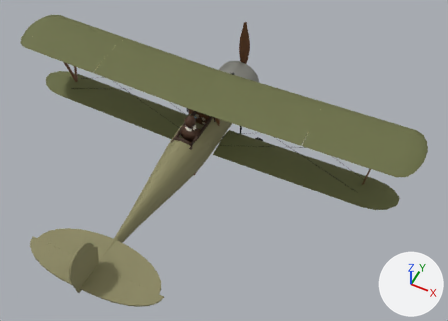
Two versions of the glTF model public/models/nieuport_17.glb, one commit apart.
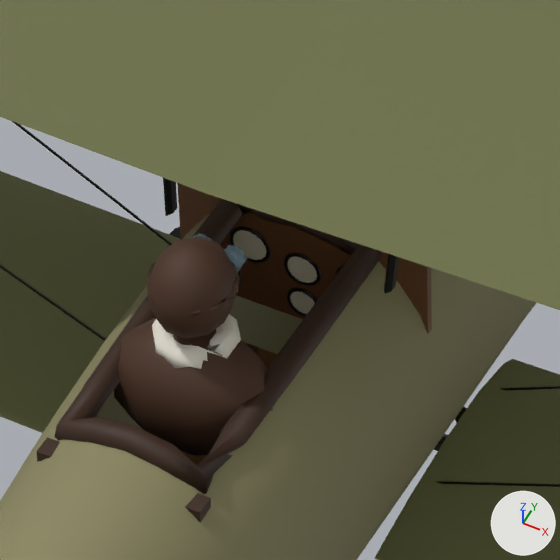
Old and new are each drawn whole from a 50 mm camera at (4.18, -7.81, 8.62) aimed at (0.76, -0.97, 0.06) and again close up on the part from 37% to 53% of the width and 27% to 48% of the height. The lights are fixed; the arrows at lower right show +X, +Y and +Z. The first two pictures are the older version. Where no turn or scale is listed for an object, it has been applied to the vertices. Vertices at exactly the same position are counted once.

The older version as bpy lines, for what is in view:
```python
ob_coaming = bpy.data.objects.new('Coaming', me_coaming)
ob_coaming.location = (0.0, 0.0, 0.0)
ob_cockpitinterior = bpy.data.objects.new('CockpitInterior', me_cockpitinterior)
ob_cockpitinterior.location = (0.0, 0.0, 0.0)
ob_gauge_compass = bpy.data.objects.new('Gauge_Compass', me_gauge_compass)
ob_gauge_compass.location = (0.0, -0.32, 0.114)
ob_pilot_figure = bpy.data.objects.new('Pilot_Figure', me_pilot_figure)
ob_pilot_figure.location = (0.0, 0.0, 0.0)
ob_wing_lower_l = bpy.data.objects.new('Wing_Lower_L', me_wing_lower_l)
ob_wing_lower_l.location = (0.0, 0.0, 0.0)
# also in view: 'Wing_Upper_R' at (2.04, -0.16, 0.94); 'Wing_Lower_R' at (2.12, -0.23, -0.28); 'Wing_Upper_L' at (-2.04, -0.16, 0.94); 'Fuselage' at (0.0, -1.57, 0.0); 'Struts' at (0.0, -0.09, 0.36)
```
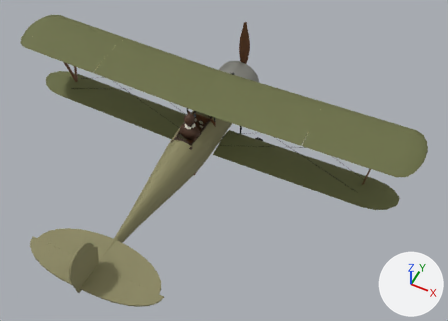
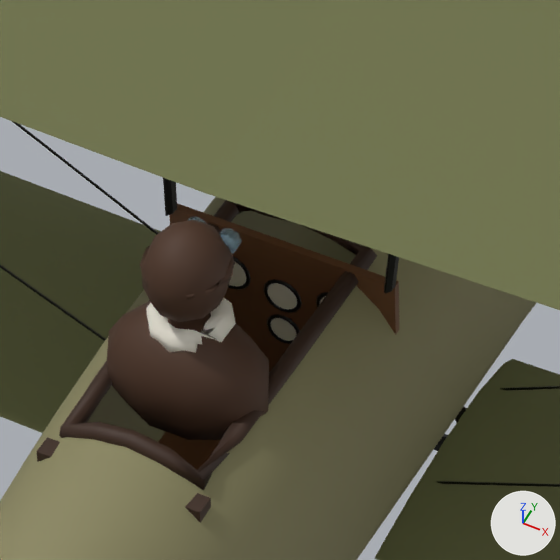
Pixel boxes (x1, y1, x2, y2) of what changed, in the close-ups (560 x 560 px; the box of a moved part takes in the faces that stretch with it):
'Pilot_Figure', moved
    before: (114, 234, 273, 455)
    after: (107, 217, 269, 440)
'CockpitInterior', reshaped (mostly hidden)
    before: (36, 183, 432, 523)
    after: (36, 203, 399, 523)
'Coaming', reshaped
    before: (55, 199, 382, 494)
    after: (59, 200, 377, 490)
'Gauge_Compass', moved
    before: (290, 291, 315, 314)
    after: (271, 318, 297, 341)
part 1 of me_cockpitinterior, moved or reshaped
    before: (177, 183, 432, 334)
    after: (169, 203, 399, 372)

The change in detail:
me_cockpitinterior is used by ob_cockpitinterior; location (0.0, 0.0, 0.0).
me_cockpitinterior had 62 vertices, 96 faces and spanned x -0.331..0.331, y -1.258..-0.157, z -0.304..0.374.
me_cockpitinterior now has 62 vertices, 96 faces and spans x -0.298..0.298, y -1.258..-0.157, z -0.314..0.384.
me_cockpitinterior part 1: the loose piece of 8 vertices spanning x -0.331..0.331, y -0.317..-0.298, z 0.054..0.374 is scaled about its middle by (0.9, 1, 2.18), then moved by (0.0, -0.1, -0.179).
me_coaming is used by ob_coaming; location (0.0, 0.0, 0.0).
me_coaming had 96 vertices, 192 faces and spanned x -0.215..0.215, y -1.163..-0.292, z 0.308..0.444.
me_coaming now has 96 vertices, 192 faces and spans x -0.204..0.204, y -1.152..-0.303, z 0.319..0.435.
me_coaming part 2: 96 of 96 vertices moved; they spanned x -0.215..0.215, y -1.163..-0.292, z 0.308..0.444 and now span x -0.204..0.204, y -1.152..-0.303, z 0.319..0.435; mean shift (0.0, 0.0, 0.0).
me_pilot_figure is used by ob_pilot_figure; location (0.0, 0.0, 0.0).
me_pilot_figure had 304 vertices, 588 faces and spanned x -0.205..0.205, y -0.977..-0.697, z 0.142..0.732.
me_pilot_figure now has 304 vertices, 588 faces and spans x -0.205..0.205, y -0.997..-0.718, z 0.212..0.802.
me_pilot_figure part 3: the whole mesh is moved by (0.0, -0.02, 0.07).
Object 'Gauge_Compass' (ob_gauge_compass) moves from (0.0, -0.32, 0.114) to (0.0, -0.421, 0.114).
